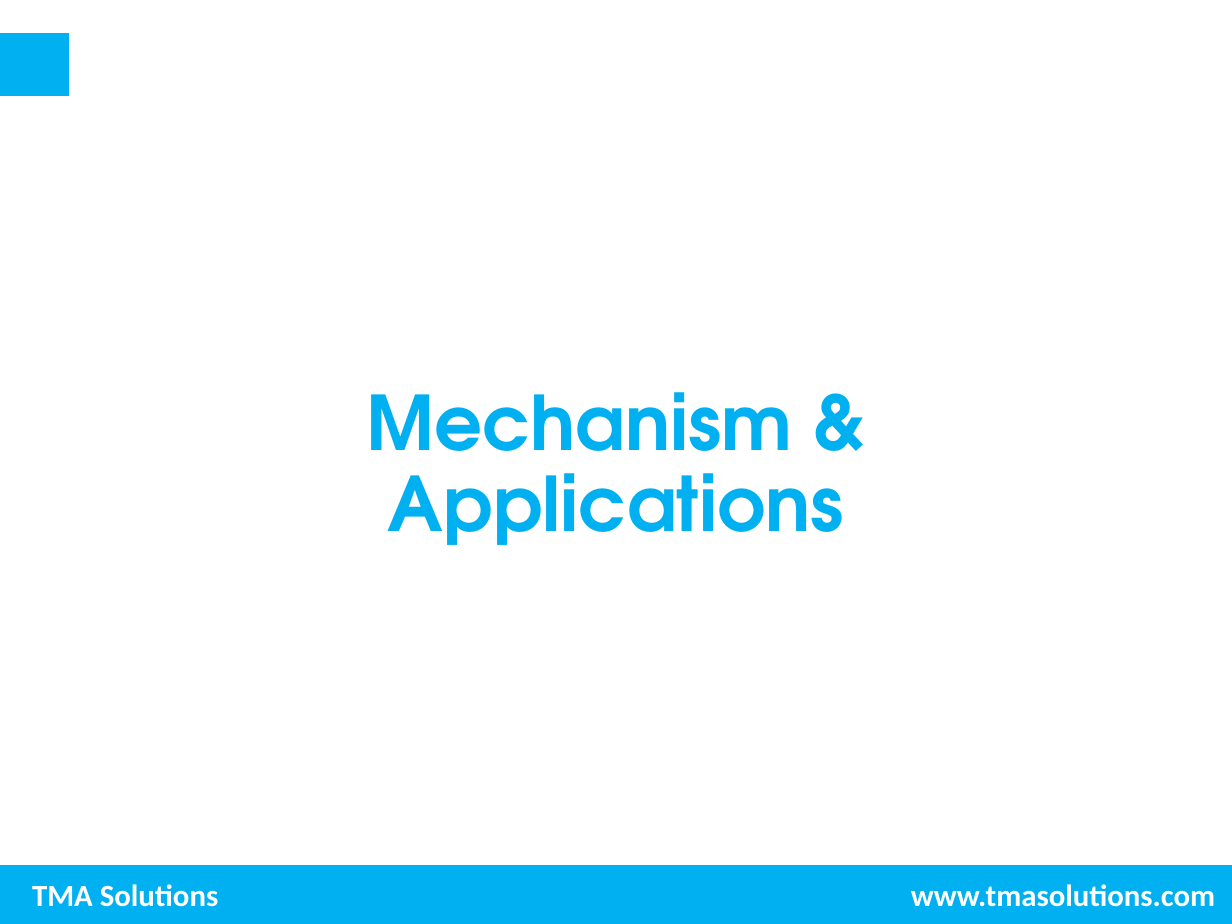
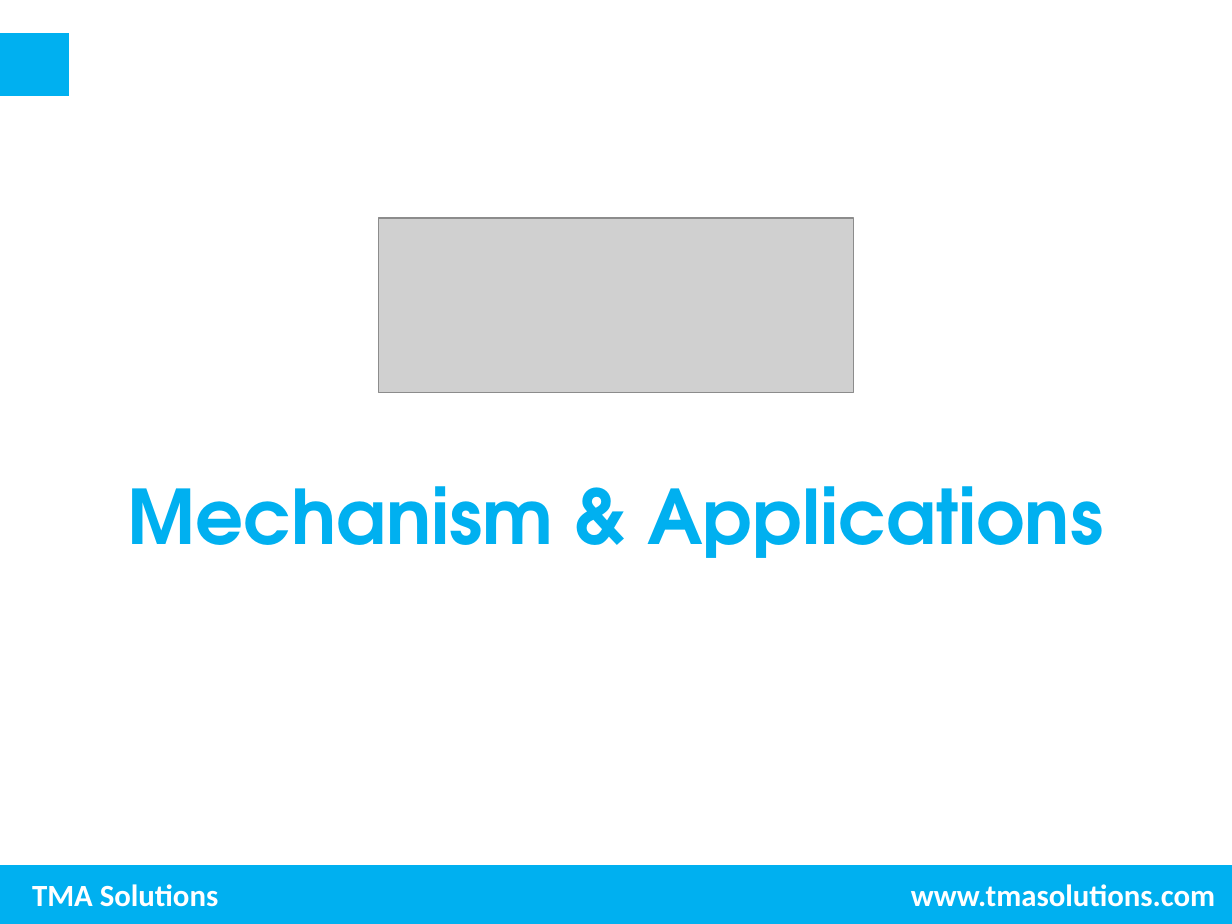
Before and after one commit to trungnghia2009/MachineLearning, a slide deck: slide 9 of Photoelectric effect.pptx. Drawn at 1232x924 pixels with LibreOffice and Linux fonts; fonts in the diff are those of the drawing; grey boxes stand for pictures; background and template pictures are left out. Boxes give left, top, right and bottom in pixels: in the first picture for what was removed or moved away, otherwise in the second. Text is boxed around its words. In the diff, an @@ line names an element or a change of style, - is before the commit and + after.

```diff
--- a/Photoelectric effect.pptx
+++ b/Photoelectric effect.pptx
@@ picture added at [378, 218, 853, 393] @@
@@ subtitle "Mechanism & Applications" rewrapped from [367, 392, 844, 545] to [128, 486, 1103, 558] @@
```
Also in this commit, not shown: 7 other slides changed.
